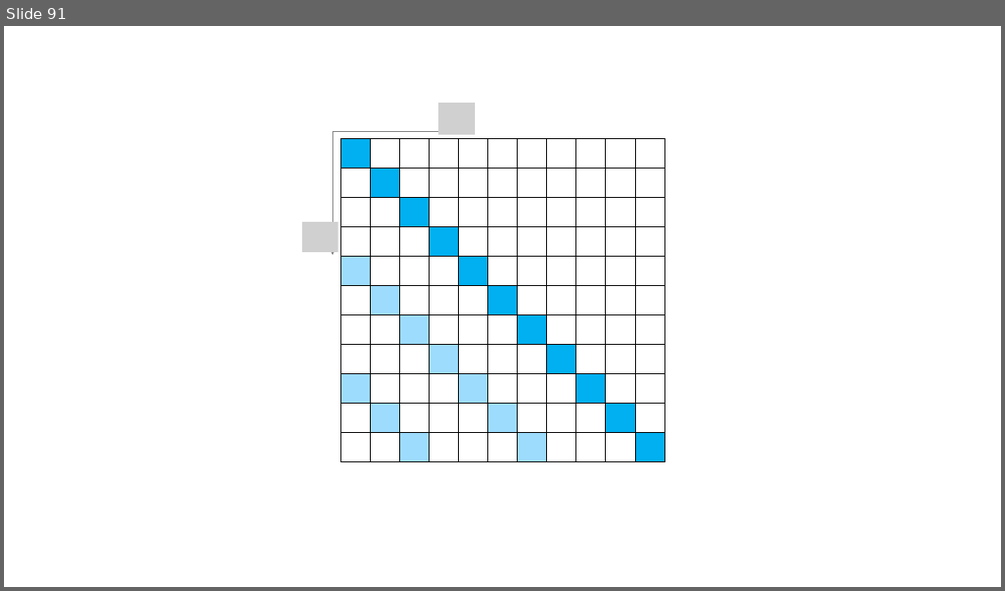
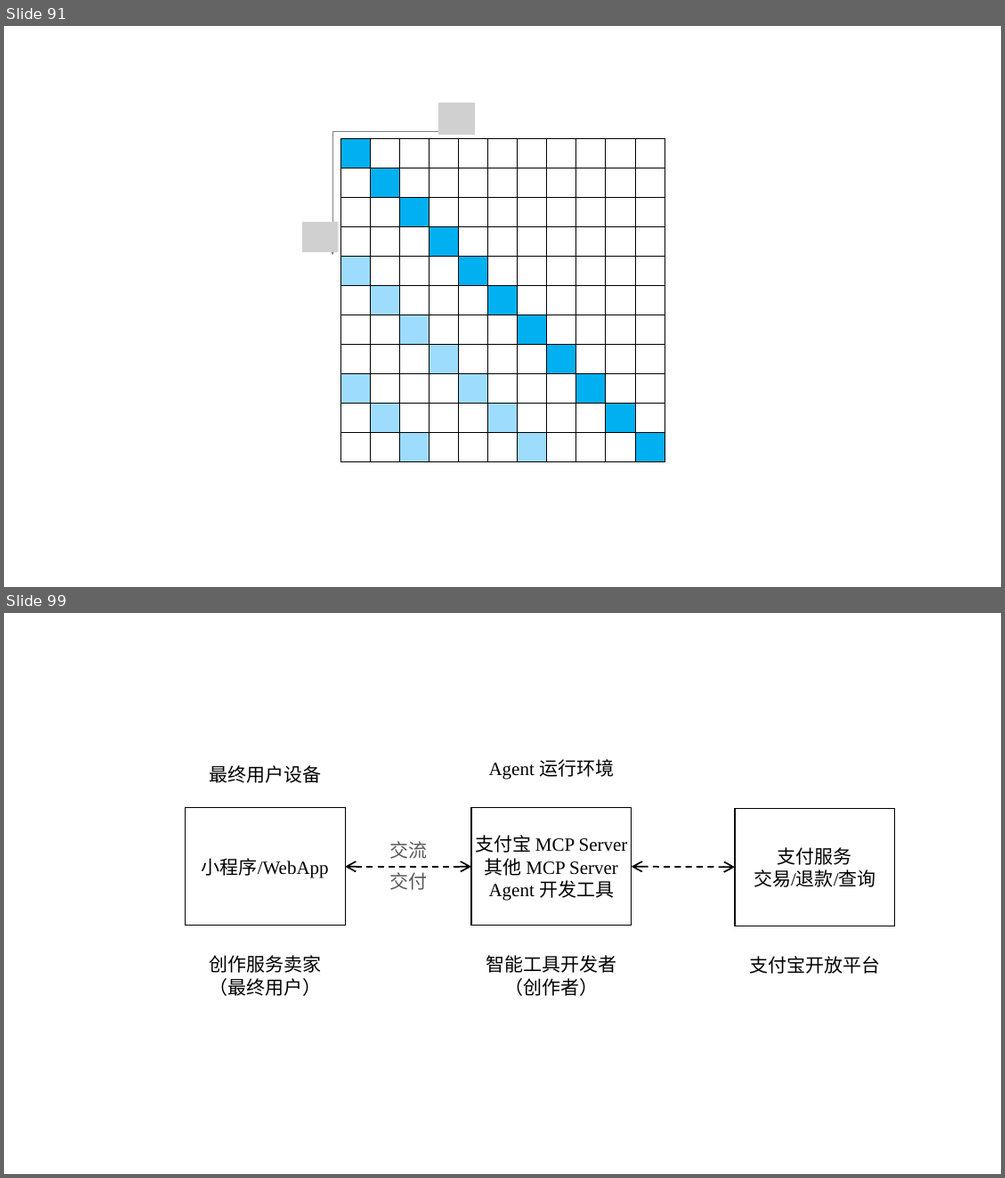
Before and after one commit to clonetimer/pptx, a slide deck: 素材.pptx. Shown one above the other, each under a label of ours: slide 91 before the commit, slides 91 and 99 after it; the slides between them are not shown. The pictures are 1005x591 and 1005x1178 pixels, drawn with LibreOffice and Linux fonts; fonts in the diff are those of the drawing; grey boxes stand for pictures. Boxes give left, top, right and bottom in pixels: in the first picture for what was removed or moved away, otherwise in the second. Text is boxed around its words. In the diff, an @@ line names an element or a change of style, - is before the commit and + after.

```diff
--- a/素材.pptx
+++ b/素材.pptx
@@ slide 99 added at bbox=[4, 613, 1001, 1174], background #FFFFFF @@
@@ group added at bbox=[185, 759, 895, 996]: 7 texts, 3 rectangles, 2 double arrows @@
+小程序/WebApp
+支付宝 MCP Server
+其他 MCP Server
+Agent 开发工具
+支付服务
+交易/退款/查询
+最终用户设备
+创作服务卖家
+（最终用户）
+智能工具开发者
+（创作者）
+Agent 运行环境
+支付宝开放平台
+交流
+交付
```
Also in this commit, not shown: 1 slide changed, 36 other slides added.
